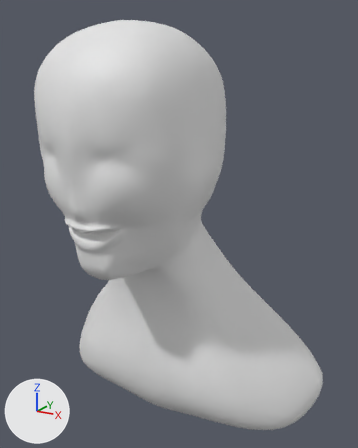
Two versions of the Blender file Human Head/Hayley.blend, one commit apart.
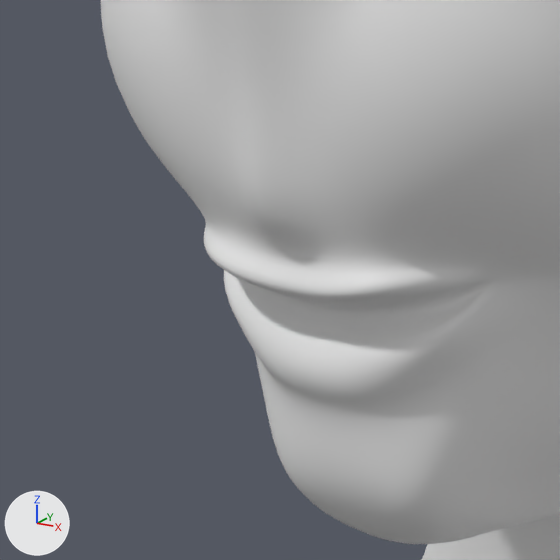
Old and new are each drawn whole from a camera (50 mm lens) standing at (6.49, -8.61, 2.13) and looking at (0.55, 1.17, -1.4) and again close up on the part from 7% to 38% of the width and 39% to 63% of the height. Every picture has the same lights, and +X, +Y and +Z are marked at lower left.

The older version as bpy lines, for what is in view:
```python
me_cube_001 = bpy.data.meshes.new('Cube.001')
me_cube_001.from_pydata(...)  # 219 vertices, 198 faces; spans x 0.0..1.45, y -0.72..1.28, z -2.7..0.82
me_cube_001.polygons.foreach_set('use_smooth', [True] * 198)
ob_detailed_mesh = bpy.data.objects.new('Detailed Mesh', me_cube_001)
ob_detailed_mesh.location = (0.088, 0.0, 0.823)
ob_detailed_mesh.scale = (2.87, 2.87, 2.87)
_m = ob_detailed_mesh.modifiers.new('Mirror', 'MIRROR')
_m.use_clip = True
_m = ob_detailed_mesh.modifiers.new('Subsurf', 'SUBSURF')
_m.levels = 2
```
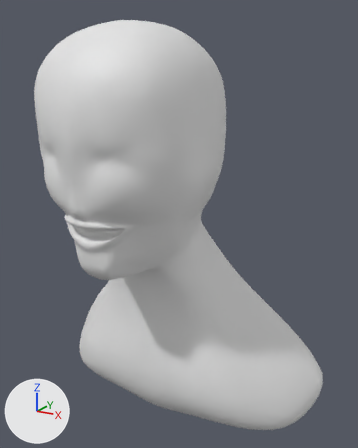
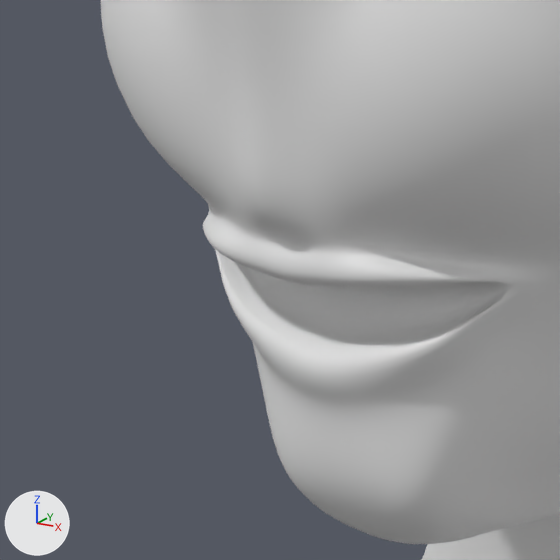
Where the change shows, as pixel boxes (x1, y1, x2, y2) in the close-ups (560 x 560 px):
```json
{"part": 1, "of": "me_cube_001", "change": "built on", "before": [149, 145, 560, 420], "after": [151, 144, 560, 419]}
```

Scene script edits in JSON lines:
```json
{"block": "me_cube_001", "where": "# used by ob_detailed_mesh; location = (0.088, 0.0, 0.823); scale = (2.87, 2.87, 2.87)"}
{"op": "remove", "block": "me_cube_001", "code": "me_cube_001.from_pydata(...)  # 219 vertices, 198 faces; spans x 0.0..1.45, y -0.72..1.28, z -2.7..0.82"}
{"op": "add", "block": "me_cube_001", "code": "me_cube_001.from_pydata(...)  # 223 vertices, 202 faces; spans x 0.0..1.45, y -0.72..1.28, z -2.7..0.82"}
{"block": "me_cube_001", "change": "me_cube_001 part 1"}
{"block": "me_cube_001", "change": "4 faces are deleted"}
{"block": "me_cube_001", "change": "4 vertices in x 0.0..0.21, y -0.5..-0.45, z -0.62..-0.58 move by (0.0, 0.0, -0.04)"}
{"block": "me_cube_001", "change": "14 vertices move from x 0.0..0.35, y -0.63..-0.39, z -0.74..-0.52 to x 0.0..0.33, y -0.62..-0.39, z -0.73..-0.51"}
{"block": "me_cube_001", "change": "4 vertices are added at (0.0, -0.62, -0.57), (0.04, -0.62, -0.57), (0.12, -0.62, -0.56), (0.21, -0.54, -0.55)"}
{"block": "me_cube_001", "change": "8 new faces join them"}
```
